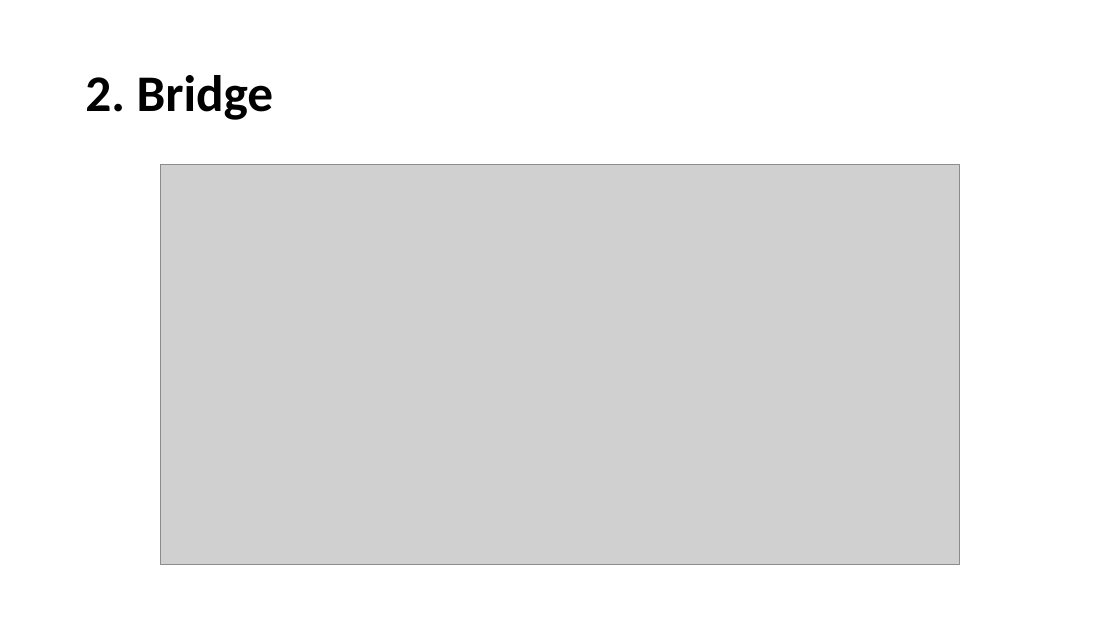
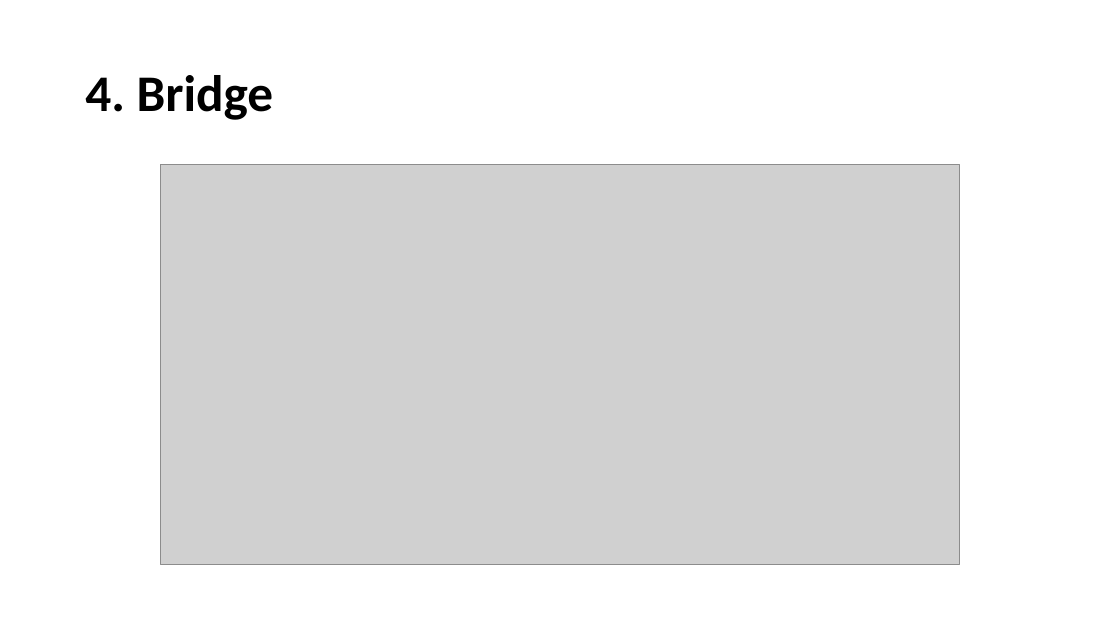
Before and after one commit to JingwenLi/DesignPatterns, a slide deck: slide 8 of DesignPatterns/Structural Design Patterns/Structural Design Patterns.pptx (slide 3 before the commit). Drawn at 1120x630 pixels with LibreOffice and Linux fonts; fonts in the diff are those of the drawing; grey boxes stand for pictures. Boxes give left, top, right and bottom in pixels: in the first picture for what was removed or moved away, otherwise in the second. Text is boxed around its words. In the diff, an @@ line names an element or a change of style, - is before the commit and + after.

```diff
--- a/DesignPatterns/Structural Design Patterns/Structural Design Patterns.pptx
+++ b/DesignPatterns/Structural Design Patterns/Structural Design Patterns.pptx
@@ title at (85, 75, 274, 120): text changed @@
-2. Bridge
+4. Bridge
```
Also in this commit, not shown: 3 other slides changed, 1 slide added, 7 other files.
